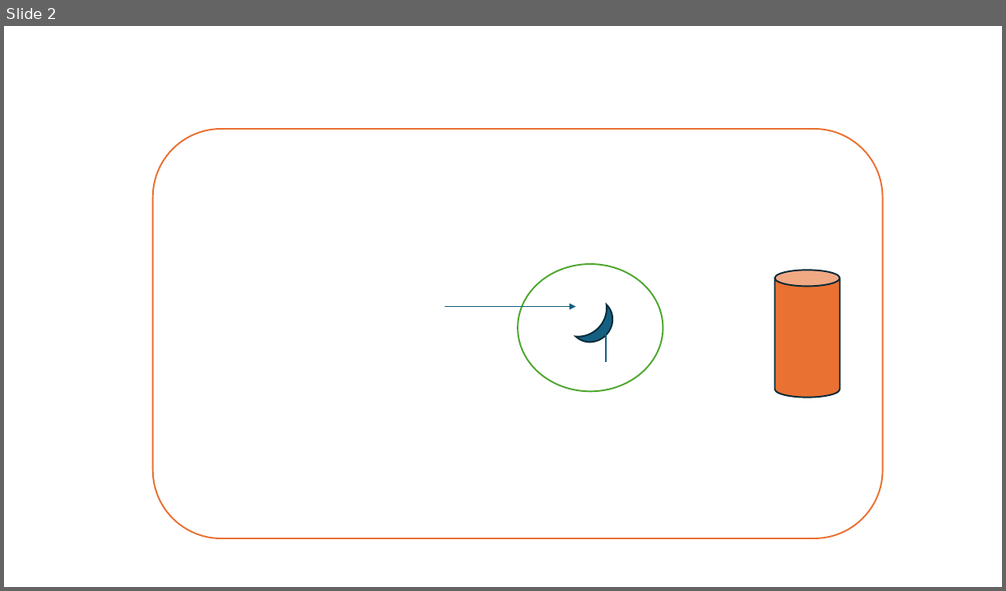
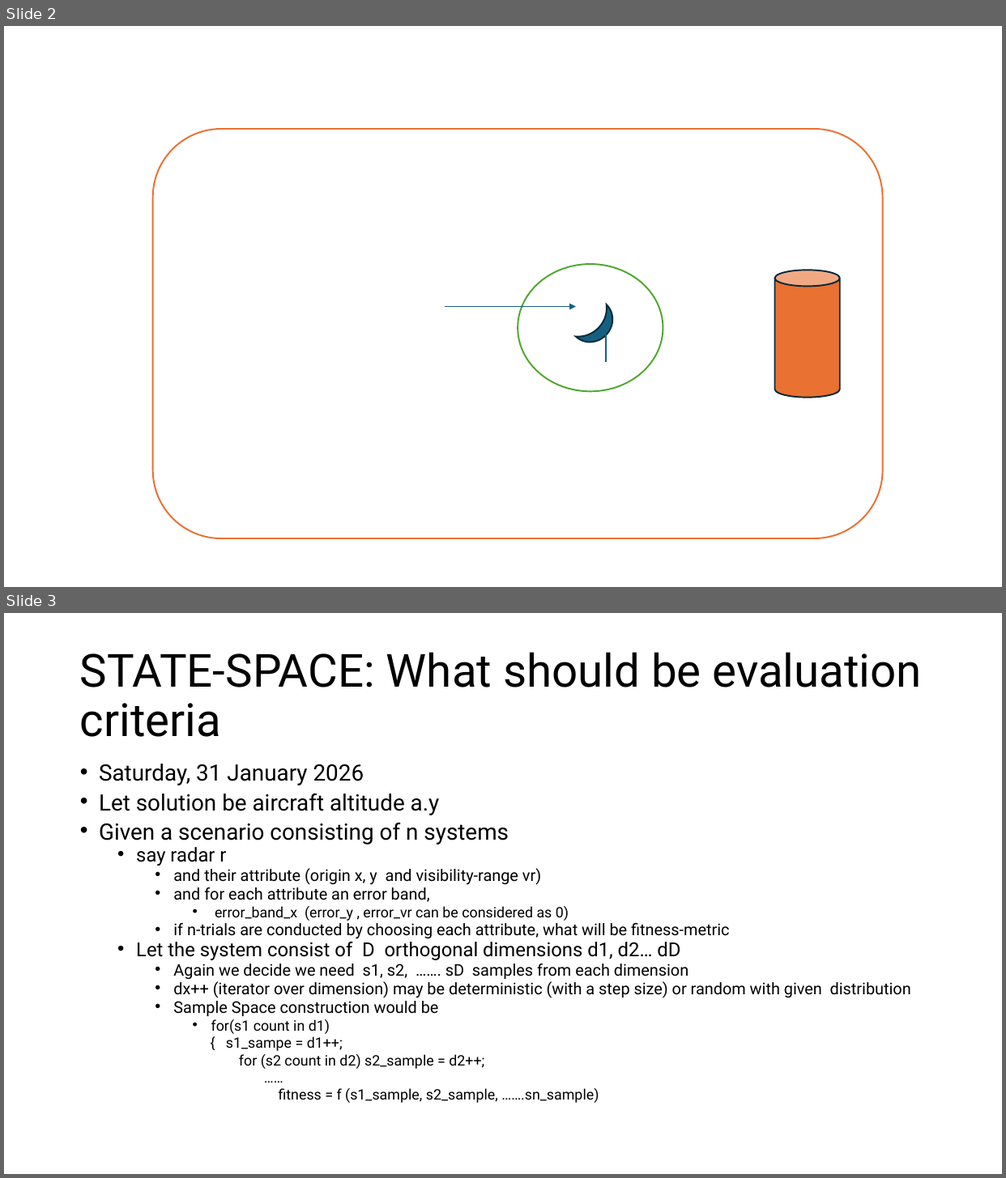
Before and after one commit to crazysystemics/POI, a slide deck: 070_SimpleARM/docs/scenarios.pptx. Shown one above the other, each under a label of ours: slide 2 before the commit, slides 2 and 3 after it. The pictures are 1006x591 and 1006x1178 pixels, drawn with LibreOffice and Linux fonts; fonts in the diff are those of the drawing. Boxes give left, top, right and bottom in pixels: in the first picture for what was removed or moved away, otherwise in the second. Text is boxed around its words. In the diff, an @@ line names an element or a change of style, - is before the commit and + after.

Commit message:
Designed a multi-dimension state space logic in PPT. We can see in date 31-01-2026

```diff
--- a/070_SimpleARM/docs/scenarios.pptx
+++ b/070_SimpleARM/docs/scenarios.pptx
@@ slide 3 added at (4,613,1002,1174), background #FFFFFF @@
@@ title added at (80,652,922,737), 44 pt, text #000000 @@
+STATE-SPACE: What should be evaluation criteria
@@ text added at (99,764,911,1103), 15.5 pt, text #000000 @@
+• Saturday, 31 January 2026
+• Let solution be aircraft altitude a.y
+• Given a scenario consisting of n systems
+  • say radar r
+    • and their attribute (origin x, y and visibility-range vr)
+    • and for each attribute an error band,
+      • error_band_x (error_y , error_vr can be considered as 0)
+    • if n-trials are conducted by choosing each attribute, what will be fitness-metric
+  • Let the system consist of D orthogonal dimensions d1, d2… dD
+    • Again we decide we need s1, s2, ……. sD samples from each dimension
+    • dx++ (iterator over dimension) may be deterministic (with a step size) or random with given distribution
+    • Sample Space construction would be
+      • for(s1 count in d1)
+      { s1_sampe = d1++;
+      for (s2 count in d2) s2_sample = d2++;
+      ……
+      fitness = f (s1_sample, s2_sample, …….sn_sample)
```
